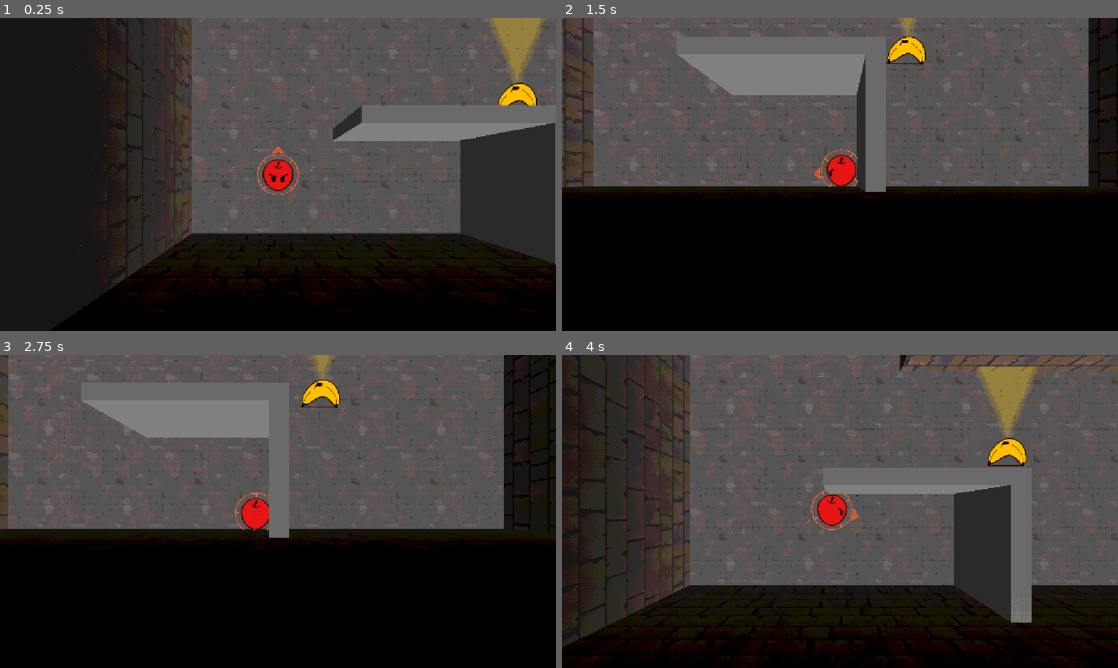
Above: before the commit, frames 1-4 (two rows, left to right).
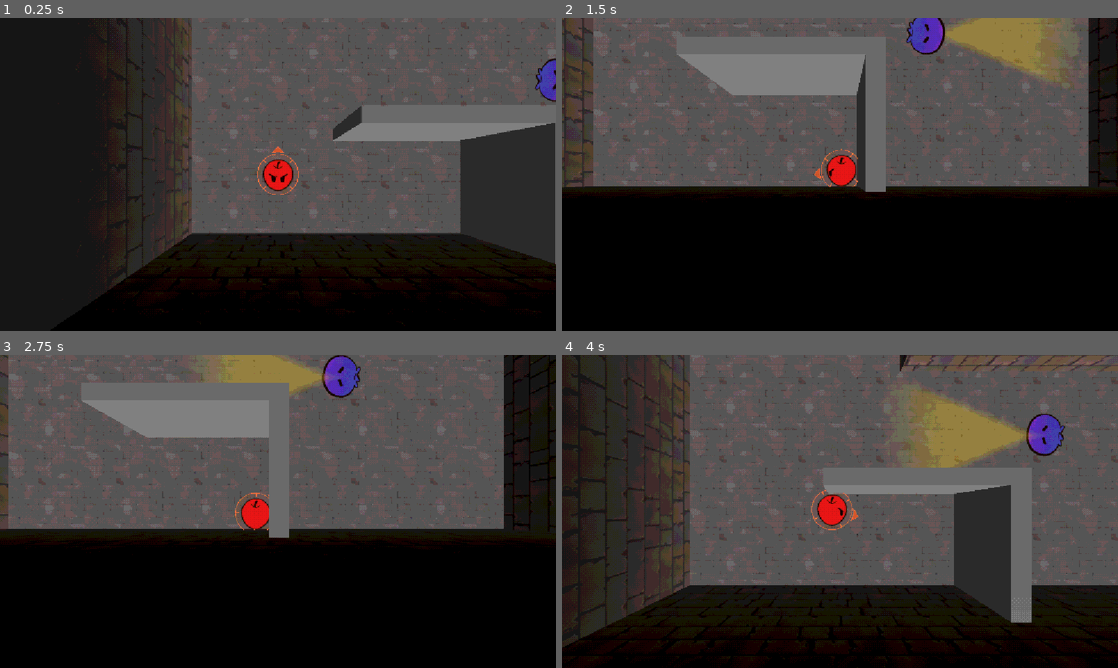
Above: after the commit, the same moments.

Repository: CasualShrub/arrow-head
Game: Godot game, scene res://scenes/levels/level_3.tscn
Same seed, same stepped clock (60 frames per second), same inputs: the game is played once before the commit and once after it. This scene is started directly instead of the project's main scene. Sound files missing from this copy of the repository are replaced by a short silence.
Inputs (mouse positions are in pixels of both pictures, inside the frame that each line leads up to):
- Up to frame 1 (0.25 s): no input
- Up to frame 2 (1.5 s): tap Enter at 0.5 s; move the mouse to (962, 158) at 0.52 s; hold D (move_right) 0.53-1.28 s; hold Space (fire) 0.53-1.28 s; move the mouse to (728, 190) at 1.27 s; hold S (move_down) from 1.28 s (still down); tap Space (fire) at 1.35 s
- Up to frame 3 (2.75 s): move the mouse to (333, 442) at 2.02 s; release S (move_down) at 2.03 s; hold D (move_right) from 2.03 s (still down); hold Space (fire) from 2.03 s (still down); tap R at 2.1 s
- Up to frame 4 (4 s): move the mouse to (812, 574) at 2.77 s; release D (move_right) at 2.78 s; release Space (fire) at 2.78 s; hold W (move_up) 2.78-3.53 s; tap Space (fire) at 2.85 s; move the mouse to (1006, 558) at 3.52 s; hold A (move_left) from 3.53 s (still down); hold Space (fire) from 3.53 s (still down)

The runs differ from the first frame. In frame 1, 1.8% of the frame differs, in the area x 88-100%, y 0-29%; in frame 2, 3.6%; in frame 3, 2.7%; in frame 4, 5.3%, in the area x 62-91%, y 3-36%.

Commit message:
blueberry (soldier in lv4) made

Diff:
--- a/scenes/enemies/enemy_blueberry.tscn
+++ b/scenes/enemies/enemy_blueberry.tscn
@@ -2,10 +2,40 @@
 
 [ext_resource type="PackedScene" uid="uid://b8rs35o7f45v0" path="res://scenes/enemies/enemy.tscn" id="1_fxwoo"]
 [ext_resource type="SpriteFrames" uid="uid://koik7nq15jej" path="res://sprite_frames/blueberry_frames.tres" id="2_66jb6"]
+[ext_resource type="Script" uid="uid://d04k7pxjd2u24" path="res://scripts/arrow_pattern.gd" id="2_grhik"]
+[ext_resource type="Script" uid="uid://r4qbgt6it8lb" path="res://scripts/firing_instance.gd" id="3_nt341"]
+[ext_resource type="PackedScene" uid="uid://bxgfy1nvmlb7v" path="res://scenes/arrows/arrow.tscn" id="4_mrlkp"]
+
+[sub_resource type="Resource" id="Resource_mrlkp"]
+script = ExtResource("3_nt341")
+type = ExtResource("4_mrlkp")
+count = 5
+spread = 2.0
+metadata/_custom_type_script = "uid://r4qbgt6it8lb"
+
+[sub_resource type="Resource" id="Resource_joy2q"]
+script = ExtResource("3_nt341")
+type = ExtResource("4_mrlkp")
+starting_delay = 1.0
+metadata/_custom_type_script = "uid://r4qbgt6it8lb"
+
+[sub_resource type="Resource" id="Resource_q6cx4"]
+script = ExtResource("3_nt341")
+type = ExtResource("4_mrlkp")
+starting_delay = 2.0
+metadata/_custom_type_script = "uid://r4qbgt6it8lb"
+
+[sub_resource type="Resource" id="Resource_1tbyv"]
+script = ExtResource("2_grhik")
+recovery = 1.0
+instances = Array[ExtResource("3_nt341")]([SubResource("Resource_mrlkp"), SubResource("Resource_joy2q"), SubResource("Resource_q6cx4")])
+metadata/_custom_type_script = "uid://d04k7pxjd2u24"
 
 [node name="Enemy" unique_id=71488470 instance=ExtResource("1_fxwoo")]
+patterns = Array[ExtResource("2_grhik")]([SubResource("Resource_1tbyv")])
+alwayds_alert = false
 
 [node name="Sprite" parent="." index="5" unique_id=1091610106]
+transform = Transform3D(-0.98, 8.567432e-08, 3.7449436e-15, 0, -4.283716e-08, 0.98, 8.567432e-08, 0.98, 4.283716e-08, 0, 0, 0)
 sprite_frames = ExtResource("2_66jb6")
-animation = &"default"
 frame_progress = 0.7552767
--- a/scenes/levels/level_3.tscn
+++ b/scenes/levels/level_3.tscn
@@ -3,11 +3,13 @@
 [ext_resource type="PackedScene" uid="uid://b6c1h2si8ob6l" path="res://scenes/levels/encounter.tscn" id="1_o8c3j"]
 [ext_resource type="PackedScene" uid="uid://dwun4epe1ljmt" path="res://scenes/enemies/enemy_fire.tscn" id="3_fkk1g"]
 [ext_resource type="PackedScene" uid="uid://1jtkc8jlvm65" path="res://scenes/enemies/enemy_frost.tscn" id="4_ugcn1"]
-[ext_resource type="PackedScene" uid="uid://b7xvltf5sfgso" path="res://scenes/enemies/enemy_spray.tscn" id="5_pimnq"]
 [ext_resource type="PackedScene" uid="uid://tmhabgv3ovyb" path="res://scenes/enemies/enemy_archer.tscn" id="6_2bnyt"]
+[ext_resource type="PackedScene" uid="uid://b15vpncjfa5df" path="res://scenes/enemies/enemy_blueberry.tscn" id="6_pimnq"]
 [ext_resource type="Material" uid="uid://bspie6d5acqw8" path="res://materials/stone_floor_material.tres" id="6_ugcn1"]
 [ext_resource type="Shader" uid="uid://br4t4iofbd1o1" path="res://shaders/textured_fade.gdshader" id="7_tfade"]
 [ext_resource type="Texture2D" uid="uid://duy7x13uwce0v" path="res://assets/textures/brickwall.png" id="8_bricktex"]
+
+[sub_resource type="SphereShape3D" id="SphereShape3D_ensgf"]
 
 [sub_resource type="ShaderMaterial" id="ShaderMaterial_n6eey"]
 render_priority = 0
@@ -25,39 +27,35 @@
 
 [node name="fire" parent="SubViewportContainer/SubViewport/World/Enemies" parent_id_path=PackedInt32Array(1185931971) index="0" unique_id=951565459 instance=ExtResource("3_fkk1g")]
 transform = Transform3D(1, 0, 0, 0, 1, 0, 0, 0, 1, 15.308413, 0, 25.801744)
+alwayds_alert = false
 
 [node name="Marker3D2" type="Marker3D" parent="SubViewportContainer/SubViewport/World/Enemies/fire/PatrolPoints" parent_id_path=PackedInt32Array(951565459, 1646478367) index="1" unique_id=1176462868]
 transform = Transform3D(1, 0, 0, 0, 1, 0, 0, 0, 1, -4.977087, 0, 0)
 
 [node name="frost" parent="SubViewportContainer/SubViewport/World/Enemies" parent_id_path=PackedInt32Array(1185931971) index="1" unique_id=955806617 instance=ExtResource("4_ugcn1")]
 transform = Transform3D(1, 0, 0, 0, 1, 0, 0, 0, 1, 10.425558, 0, 28.688429)
+alwayds_alert = false
 
 [node name="Marker3D2" type="Marker3D" parent="SubViewportContainer/SubViewport/World/Enemies/frost/PatrolPoints" parent_id_path=PackedInt32Array(955806617, 1646478367) index="1" unique_id=4839002]
 transform = Transform3D(1, 0, 0, 0, 1, 0, 0, 0, 1, 4.947959, 0, 0)
 
-[node name="spray" parent="SubViewportContainer/SubViewport/World/Enemies" parent_id_path=PackedInt32Array(1185931971) index="2" unique_id=71488470 instance=ExtResource("5_pimnq")]
-transform = Transform3D(1, 0, 0, 0, 1, 0, 0, 0, 1, 10.525992, 0, 32.87049)
-
-[node name="spray2" parent="SubViewportContainer/SubViewport/World/Enemies" parent_id_path=PackedInt32Array(1185931971) index="3" unique_id=1429638199 instance=ExtResource("5_pimnq")]
-transform = Transform3D(1, 0, 0, 0, 1, 0, 0, 0, 1, 18.202555, 0, 32.234184)
-
-[node name="spray3" parent="SubViewportContainer/SubViewport/World/Enemies" parent_id_path=PackedInt32Array(1185931971) index="4" unique_id=573974390 instance=ExtResource("5_pimnq")]
-transform = Transform3D(1, 0, 0, 0, 1, 0, 0, 0, 1, 19.359884, 0, 15.086241)
-
-[node name="frost2" parent="SubViewportContainer/SubViewport/World/Enemies" parent_id_path=PackedInt32Array(1185931971) index="5" unique_id=1225890532 instance=ExtResource("4_ugcn1")]
+[node name="frost2" parent="SubViewportContainer/SubViewport/World/Enemies" parent_id_path=PackedInt32Array(1185931971) index="2" unique_id=1225890532 instance=ExtResource("4_ugcn1")]
 transform = Transform3D(1, 0, 0, 0, 1, 0, 0, 0, 1, 4.735272, 0, 28.48721)
+alwayds_alert = false
 
 [node name="Marker3D2" type="Marker3D" parent="SubViewportContainer/SubViewport/World/Enemies/frost2/PatrolPoints" parent_id_path=PackedInt32Array(1225890532, 1646478367) index="1" unique_id=305183650]
 transform = Transform3D(1, 0, 0, 0, 1, 0, 0, 0, 1, -1.4674339, 0, 0)
 
-[node name="fire2" parent="SubViewportContainer/SubViewport/World/Enemies" parent_id_path=PackedInt32Array(1185931971) index="6" unique_id=992214563 instance=ExtResource("3_fkk1g")]
+[node name="fire2" parent="SubViewportContainer/SubViewport/World/Enemies" parent_id_path=PackedInt32Array(1185931971) index="3" unique_id=992214563 instance=ExtResource("3_fkk1g")]
 transform = Transform3D(1, 0, 0, 0, 1, 0, 0, 0, 1, 7.1543865, 0, 24.59525)
+alwayds_alert = false
 
 [node name="Marker3D2" type="Marker3D" parent="SubViewportContainer/SubViewport/World/Enemies/fire2/PatrolPoints" parent_id_path=PackedInt32Array(992214563, 1646478367) index="1" unique_id=1795377191]
 transform = Transform3D(1, 0, 0, 0, 1, 0, 0, 0, 1, -1.8012676, 0, 0)
 
-[node name="archer" parent="SubViewportContainer/SubViewport/World/Enemies" parent_id_path=PackedInt32Array(1185931971) index="7" unique_id=1949561034 instance=ExtResource("6_2bnyt")]
+[node name="archer" parent="SubViewportContainer/SubViewport/World/Enemies" parent_id_path=PackedInt32Array(1185931971) index="4" unique_id=1949561034 instance=ExtResource("6_2bnyt")]
 transform = Transform3D(1, 0, 0, 0, 1, 0, 0, 0, 1, 8.633387, -0.1922096, 19.38399)
+alwayds_alert = false
 
 [node name="Marker3D2" type="Marker3D" parent="SubViewportContainer/SubViewport/World/Enemies/archer/PatrolPoints" parent_id_path=PackedInt32Array(1949561034, 1646478367) index="1" unique_id=1258351500]
 transform = Transform3D(1, 0, 0, 0, 1, 0, 0, 0, 1, -5.3362494, 0, 0)
@@ -68,8 +66,9 @@
 [node name="Marker3D4" type="Marker3D" parent="SubViewportContainer/SubViewport/World/Enemies/archer/PatrolPoints" parent_id_path=PackedInt32Array(1949561034, 1646478367) index="3" unique_id=418480978]
 transform = Transform3D(1, 0, 0, 0, 1, 0, 0, 0, 1, -0.0016651154, 0, -4.7100563)
 
-[node name="archer2" parent="SubViewportContainer/SubViewport/World/Enemies" parent_id_path=PackedInt32Array(1185931971) index="8" unique_id=2023711144 instance=ExtResource("6_2bnyt")]
+[node name="archer2" parent="SubViewportContainer/SubViewport/World/Enemies" parent_id_path=PackedInt32Array(1185931971) index="5" unique_id=2023711144 instance=ExtResource("6_2bnyt")]
 transform = Transform3D(1, 0, 0, 0, 1, 0, 0, 0, 1, 3.6608362, -0.14746892, 15.0087385)
+alwayds_alert = false
 
 [node name="Marker3D2" type="Marker3D" parent="SubViewportContainer/SubViewport/World/Enemies/archer2/PatrolPoints" parent_id_path=PackedInt32Array(2023711144, 1646478367) index="1" unique_id=1746851764]
 transform = Transform3D(1, 0, 0, 0, 1, 0, 0, 0, 1, 4.8338146, 0, 0)
@@ -79,6 +78,33 @@
 
 [node name="Marker3D4" type="Marker3D" parent="SubViewportContainer/SubViewport/World/Enemies/archer2/PatrolPoints" parent_id_path=PackedInt32Array(2023711144, 1646478367) index="3" unique_id=1148494343]
 transform = Transform3D(1, 0, 0, 0, 1, 0, 0, 0, 1, -0.31773233, 0, 4.3076563)
+
+[node name="Enemy" parent="SubViewportContainer/SubViewport/World/Enemies" parent_id_path=PackedInt32Array(1185931971) index="6" unique_id=71488470 instance=ExtResource("6_pimnq")]
+transform = Transform3D(-3.8190683e-05, 0, 1, 0, 1, 0, -1, 0, -3.8190683e-05, 10.770371, 0, 32.377987)
+
+[node name="Marker3D2" type="Marker3D" parent="SubViewportContainer/SubViewport/World/Enemies/Enemy/PatrolPoints" parent_id_path=PackedInt32Array(71488470, 1646478367) index="1" unique_id=753519938]
+transform = Transform3D(1, 0, 0, 0, 1, 0, 0, 0, 1, -5.340576e-05, 0, 1.4647703)
+
+[node name="Enemy2" parent="SubViewportContainer/SubViewport/World/Enemies" parent_id_path=PackedInt32Array(1185931971) index="7" unique_id=512776211 instance=ExtResource("6_pimnq")]
+transform = Transform3D(0.9997636, 0, -0.021742776, 0, 1, 0, 0.021742776, 0, 0.9997636, 19.458923, 0, 32.377987)
+
+[node name="Collider2" type="CollisionShape3D" parent="SubViewportContainer/SubViewport/World/Enemies/Enemy2" index="1" unique_id=1614716199]
+unique_name_in_owner = true
+shape = SubResource("SphereShape3D_ensgf")
+debug_color = Color(0, 0.6, 0.7019608, 0.41960785)
+
+[node name="Marker3D2" type="Marker3D" parent="SubViewportContainer/SubViewport/World/Enemies/Enemy2/PatrolPoints" parent_id_path=PackedInt32Array(512776211, 1646478367) index="1" unique_id=1476051209]
+transform = Transform3D(1, 0, 0, 0, 1, 0, 0, 0, 1, -5.340576e-05, 0, 1.4647703)
+
+[node name="Enemy3" parent="SubViewportContainer/SubViewport/World/Enemies" parent_id_path=PackedInt32Array(1185931971) index="8" unique_id=1867021184 instance=ExtResource("6_pimnq")]
+transform = Transform3D(-0.9992114, 0, 0.039707206, 0, 1, 0, -0.039707206, 0, -0.9992114, 19.458923, 0, 17.653242)
+
+[node name="Collider2" type="CollisionShape3D" parent="SubViewportContainer/SubViewport/World/Enemies/Enemy3" index="1" unique_id=1318035493]
+shape = SubResource("SphereShape3D_ensgf")
+debug_color = Color(0, 0.6, 0.7019608, 0.41960785)
+
+[node name="Marker3D2" type="Marker3D" parent="SubViewportContainer/SubViewport/World/Enemies/Enemy3/PatrolPoints" parent_id_path=PackedInt32Array(1867021184, 1646478367) index="1" unique_id=2027319818]
+transform = Transform3D(1, 0, 0, 0, 1, 0, 0, 0, 1, -5.340576e-05, 0, 1.4647703)
 
 [node name="Floor" parent="SubViewportContainer/SubViewport/World" parent_id_path=PackedInt32Array(1589957074) index="2" unique_id=1674034061]
 material = ExtResource("6_ugcn1")
@@ -195,8 +221,10 @@
 
 [editable path="SubViewportContainer/SubViewport/World/Enemies/fire"]
 [editable path="SubViewportContainer/SubViewport/World/Enemies/frost"]
-[editable path="SubViewportContainer/SubViewport/World/Enemies/spray"]
 [editable path="SubViewportContainer/SubViewport/World/Enemies/frost2"]
 [editable path="SubViewportContainer/SubViewport/World/Enemies/fire2"]
 [editable path="SubViewportContainer/SubViewport/World/Enemies/archer"]
 [editable path="SubViewportContainer/SubViewport/World/Enemies/archer2"]
+[editable path="SubViewportContainer/SubViewport/World/Enemies/Enemy"]
+[editable path="SubViewportContainer/SubViewport/World/Enemies/Enemy2"]
+[editable path="SubViewportContainer/SubViewport/World/Enemies/Enemy3"]
--- a/scenes/levels/level_4.tscn
+++ b/scenes/levels/level_4.tscn
@@ -3,7 +3,7 @@
 [ext_resource type="PackedScene" uid="uid://b6c1h2si8ob6l" path="res://scenes/levels/encounter.tscn" id="1_vmkp1"]
 [ext_resource type="Shader" uid="uid://buv2tktnh5ufo" path="res://shaders/fade.gdshader" id="2_w6h2s"]
 [ext_resource type="PackedScene" uid="uid://tmhabgv3ovyb" path="res://scenes/enemies/enemy_archer.tscn" id="3_w6h2s"]
-[ext_resource type="PackedScene" uid="uid://dxu1ew04trlkb" path="res://scenes/enemies/enemy_soldier.tscn" id="4_ogj6a"]
+[ext_resource type="PackedScene" uid="uid://b15vpncjfa5df" path="res://scenes/enemies/enemy_blueberry.tscn" id="5_anwe6"]
 
 [sub_resource type="ShaderMaterial" id="ShaderMaterial_ogj6a"]
 render_priority = 0
@@ -19,15 +19,7 @@
 
 [node name="Enemy" parent="SubViewportContainer/SubViewport/World/Enemies" parent_id_path=PackedInt32Array(1185931971) index="0" unique_id=71488470 instance=ExtResource("3_w6h2s")]
 transform = Transform3D(1, 0, 0, 0, 1, 0, 0, 0, 1, 31.732197, -0.14855027, 10.668597)
-
-[node name="Enemy2" parent="SubViewportContainer/SubViewport/World/Enemies" parent_id_path=PackedInt32Array(1185931971) index="1" unique_id=2118078515 instance=ExtResource("4_ogj6a")]
-transform = Transform3D(1, 0, 0, 0, 1, 0, 0, 0, 1, 30.86475, -0.1926882, 28.881126)
-
-[node name="Enemy3" parent="SubViewportContainer/SubViewport/World/Enemies" parent_id_path=PackedInt32Array(1185931971) index="2" unique_id=1383396393 instance=ExtResource("4_ogj6a")]
-transform = Transform3D(1, 0, 0, 0, 1, 0, 0, 0, 1, 16.687191, -0.18921793, 29.730635)
-
-[node name="Enemy4" parent="SubViewportContainer/SubViewport/World/Enemies" parent_id_path=PackedInt32Array(1185931971) index="3" unique_id=697083556 instance=ExtResource("4_ogj6a")]
-transform = Transform3D(1, 0, 0, 0, 1, 0, 0, 0, 1, 19.434992, -0.19187868, 12.950967)
+alwayds_alert = false
 
 [node name="CameraPivot" parent="SubViewportContainer/SubViewport/World" parent_id_path=PackedInt32Array(1589957074) index="3" unique_id=1563753267]
 transform = Transform3D(1, 0, 0, 0, -4.371139e-08, 1, 0, -1, -4.371139e-08, 32.7256, 3.7000048, 6.8834505)
@@ -133,3 +125,20 @@
 use_collision = true
 collision_layer = 4
 size = Vector3(1.3069792, 1.6416016, 0.59852505)
+
+[node name="Enemy" parent="." index="3" unique_id=966886719 instance=ExtResource("5_anwe6")]
+transform = Transform3D(1, 0, 0, 0, 1, 0, 0, 0, 1, 19.412868, 0, 11.099)
+
+[node name="Enemy2" parent="." index="4" unique_id=1863580929 instance=ExtResource("5_anwe6")]
+transform = Transform3D(1, 0, 0, 0, 1, 0, 0, 0, 1, 16.35093, 0, 27.914917)
+
+[node name="Marker3D2" type="Marker3D" parent="Enemy2/PatrolPoints" parent_id_path=PackedInt32Array(1863580929, 1646478367) index="1" unique_id=2034125909]
+transform = Transform3D(1, 0, 0, 0, 1, 0, 0, 0, 1, 0, 0, 1.6545563)
+
+[node name="Marker3D3" type="Marker3D" parent="Enemy2/PatrolPoints" parent_id_path=PackedInt32Array(1863580929, 1646478367) index="2" unique_id=64993886]
+transform = Transform3D(1, 0, 0, 0, 1, 0, 0, 0, 1, 1.786171, 0, 1.6545563)
+
+[node name="Enemy3" parent="." index="5" unique_id=1132135470 instance=ExtResource("5_anwe6")]
+transform = Transform3D(0.2215712, 0, 0.9751442, 0, 1, 0, -0.9751442, 0, 0.2215712, 32.39117, 0, 30.13918)
+
+[editable path="Enemy2"]
--- a/scenes/levels/level_boss.tscn
+++ b/scenes/levels/level_boss.tscn
@@ -1,7 +1,7 @@
 [gd_scene format=3 uid="uid://cqjltbuc12tmr"]
 
 [ext_resource type="PackedScene" uid="uid://b6c1h2si8ob6l" path="res://scenes/levels/encounter.tscn" id="1_3qrbd"]
-[ext_resource type="PackedScene" uid="uid://w8u4ypwm2oym" path="res://scenes/enemies/enemy_boss.tscn" id="2_xiw6i"]
+[ext_resource type="PackedScene" uid="uid://dhg4gbfiiobuo" path="res://scenes/enemies/enemy_dragonfruit.tscn" id="2_xiw6i"]
 [ext_resource type="Shader" uid="uid://br4t4iofbd1o1" path="res://shaders/textured_fade.gdshader" id="3_ix073"]
 [ext_resource type="Texture2D" uid="uid://w5firgaw1fbf" path="res://assets/textures/obsidian.png" id="4_obsidian"]
 
@@ -19,8 +19,9 @@
 [node name="Player" parent="SubViewportContainer/SubViewport/World" parent_id_path=PackedInt32Array(1589957074) index="0" unique_id=508579643]
 transform = Transform3D(1, 0, 0, 0, 1, 0, 0, 0, 1, 26.14655, 0, 34.66523)
 
-[node name="Enemy" parent="SubViewportContainer/SubViewport/World/Enemies" parent_id_path=PackedInt32Array(1185931971) index="0" unique_id=71488470 instance=ExtResource("2_xiw6i")]
-transform = Transform3D(1, 0, 0, 0, 1, 0, 0, 0, 1, 25.18097, 0, 12.850918)
+[node name="Enemy2" parent="SubViewportContainer/SubViewport/World/Enemies" parent_id_path=PackedInt32Array(1185931971) index="0" unique_id=71488470 instance=ExtResource("2_xiw6i")]
+transform = Transform3D(-0.0001974543, 0, -1, 0, 1, 0, 1, 0, -0.0001974543, 24.881401, 0, 12.360079)
+alwayds_alert = false
 
 [node name="CameraPivot" parent="SubViewportContainer/SubViewport/World" parent_id_path=PackedInt32Array(1589957074) index="3" unique_id=1563753267]
 transform = Transform3D(1, 0, 0, 0, -4.371139e-08, 1, 0, -1, -4.371139e-08, 26.14655, 3.7000048, 34.66523)
